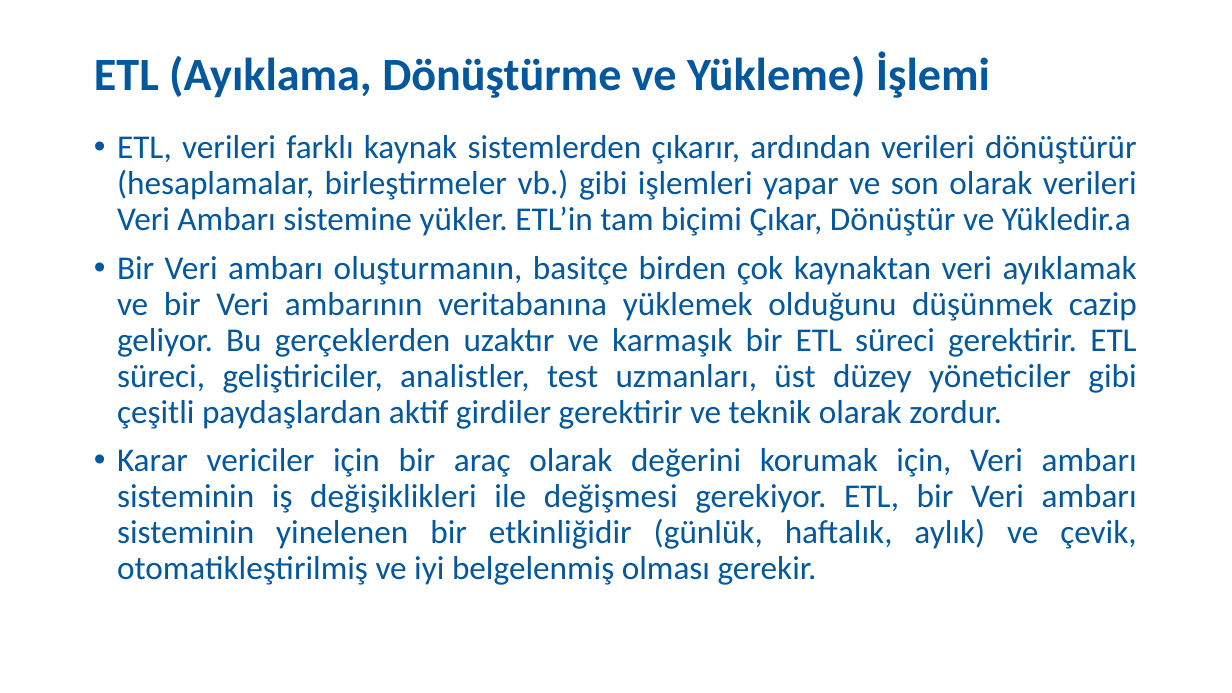
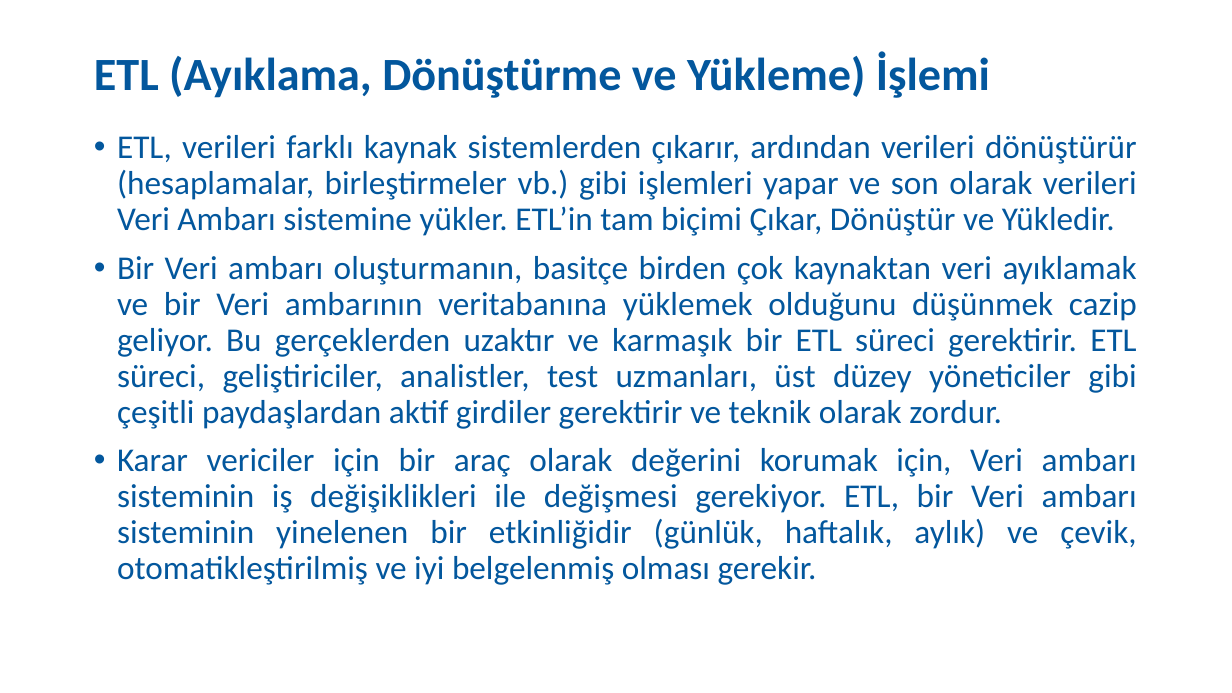
Before and after one commit to SevdanurGENC/Data-Modeling-Techniques-Lecture-Notes, a slide deck: slide 95 of Slides/VeriModellemeTeknikleri02Gun.pptx (slide 24 before the commit). Drawn at 1232x693 pixels with LibreOffice and Linux fonts; fonts in the diff are those of the drawing. Boxes give left, top, right and bottom in pixels: in the first picture for what was removed or moved away, otherwise in the second. Text is boxed around its words. In the diff, an @@ line names an element or a change of style, - is before the commit and + after.

```diff
--- a/Slides/VeriModellemeTeknikleri02Gun.pptx
+++ b/Slides/VeriModellemeTeknikleri02Gun.pptx
@@ text at bbox=[117, 135, 1137, 236]: text changed @@
-• ETL, verileri farklı kaynak sistemlerden çıkarır, ardından verileri dönüştürür (hesaplamalar, birleştirmeler vb.) gibi işlemleri yapar ve son olarak verileri Veri Ambarı sistemine yükler. ETL’in tam biçimi Çıkar, Dönüştür ve Yükledir.a
+• ETL, verileri farklı kaynak sistemlerden çıkarır, ardından verileri dönüştürür (hesaplamalar, birleştirmeler vb.) gibi işlemleri yapar ve son olarak verileri Veri Ambarı sistemine yükler. ETL’in tam biçimi Çıkar, Dönüştür ve Yükledir.
```
Also in this commit, not shown: 14 other slides changed, 85 slides added, 14 slides removed.
